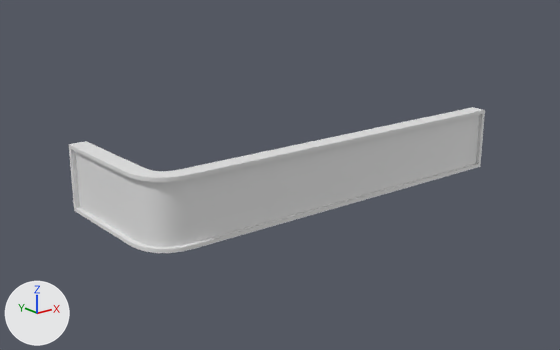
Two versions of the FBX model Assets/Models/Box_Office/SM_Signage_Support.fbx, one commit apart.
Both versions are drawn from a camera (50 mm lens) standing at (-11.05, -11.42, 5.42) and looking at (0.02, 2.41, -0.11). The lights are fixed; the arrows at lower left show +X, +Y and +Z. The first picture is the older version. Where no turn or scale is listed for an object, it has been applied to the vertices.

Objects in the first picture: 'SM_Signage_Support'.
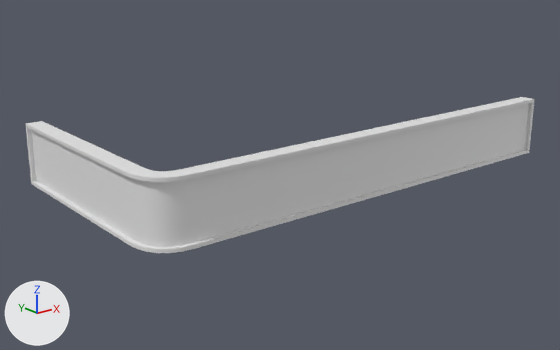
Changed parts and their boxes (x1, y1, x2, y2) in the pictures (560 x 350 px; the box of a moved part takes in the faces that stretch with it):
'SM_Signage_Support', reshaped (22% wider, 7% taller)
    before: (69, 107, 485, 253)
    after: (26, 97, 535, 253)
part 1 of me_plane_127, moved or reshaped
    before: (69, 141, 141, 243)
    after: (26, 121, 141, 243)
part 2 of me_plane_127, moved or reshaped
    before: (471, 107, 485, 168)
    after: (471, 97, 535, 168)

The change in detail:
me_plane_127 is used by ob_sm_signage_support; location (0.0, 0.0, 0.0).
Before the commit, vertices of me_plane_127: 0 (-4.63, 2.84, 0.0), 2 (-4.63, 2.84, 1.4) at pixel (86, 141), 4 (-5.01, 2.76, 1.32) at pixel (70, 148), 5 (-5.01, 2.76, 0.08) at pixel (75, 208), 8 (-5.01, 2.84, 1.4) at pixel (68, 144).
Before the commit, vertices of me_plane_127: 9 (-5.01, 2.84, 0.0) at pixel (74, 210), 12 (-4.92, 2.76, 1.32), 13 (-4.92, 2.76, 0.08) at pixel (79, 207).
Before the commit, vertices of me_plane_127: 1 (4.0, 0.0, 0.0), 3 (4.0, 0.0, 1.4) at pixel (472, 107), 6 (3.92, -0.37, 0.08) at pixel (478, 164), 7 (3.92, -0.37, 1.32) at pixel (482, 113), 10 (4.0, -0.37, 0.0) at pixel (480, 166).
Before the commit, vertices of me_plane_127: 11 (4.0, -0.37, 1.4) at pixel (485, 110), 14 (3.92, -0.28, 0.08) at pixel (475, 163), 15 (3.92, -0.28, 1.32).
me_plane_127 had 72 vertices, 70 faces and spanned x -5.01..4.0, y -0.37..2.84, z 0.0..1.4.
me_plane_127 now has 72 vertices, 70 faces and spans x -5.01..6.0, y -0.37..5.09, z 0.0..1.4.
Part 1, on me_plane_127:
Vertices 0, 2, 4, 5, 8, 9, 12, 13 of me_plane_127 move by (0.0, 2.25, 0.0).
Part 2, on me_plane_127:
Vertices 1, 3, 6, 7, 10, 11, 14, 15 of me_plane_127 move by (2.0, 0.0, 0.0).
